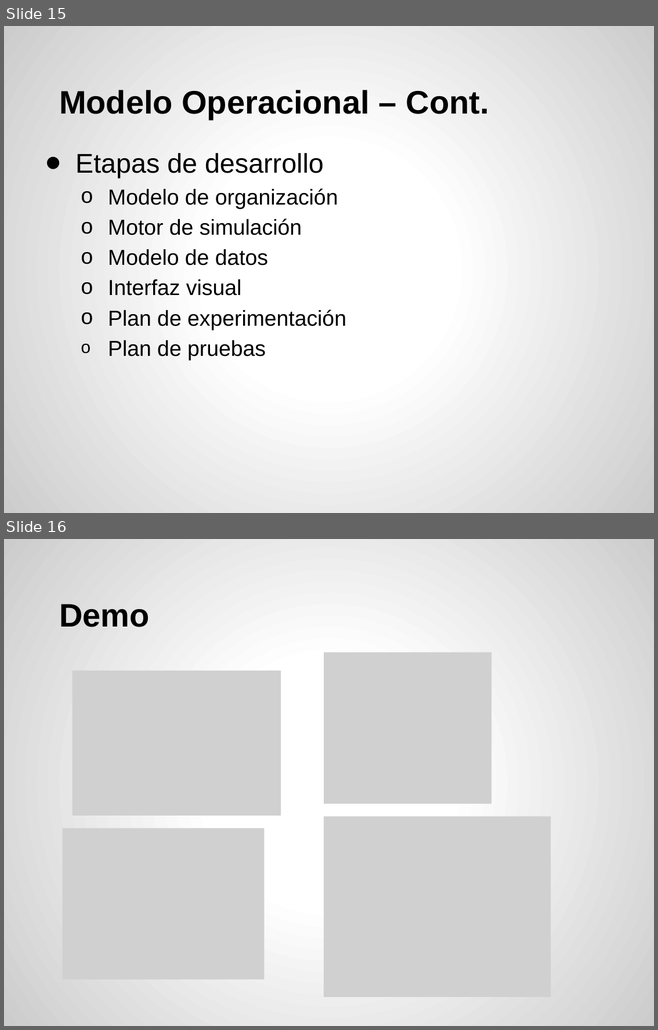
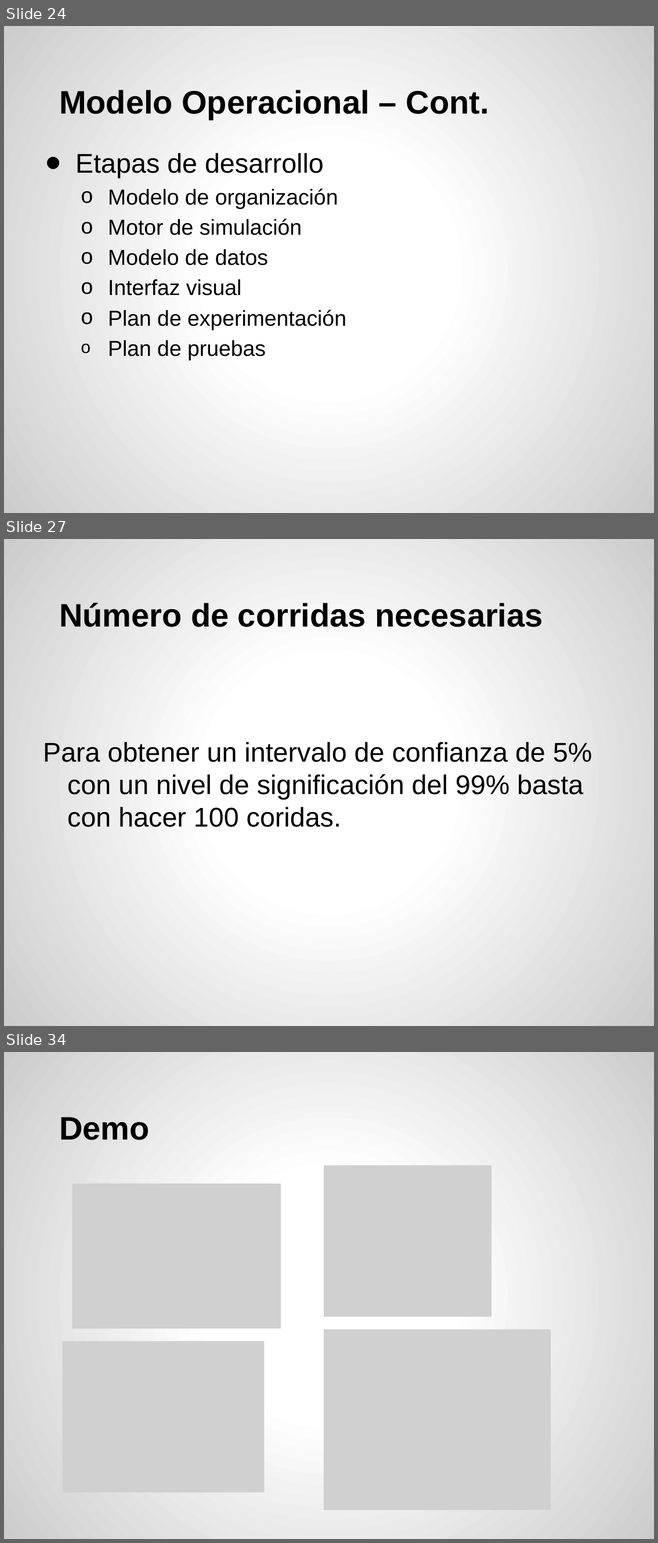
Before and after one commit to acrespo/Simulaciones, a slide deck: presentacion.pptx. Shown one above the other, each under a label of ours: slides 15 and 16 before the commit, slides 24, 27 and 34 after it; the slides between them are not shown. The pictures are 658x1030 and 658x1543 pixels, drawn with LibreOffice and Linux fonts; fonts in the diff are those of the drawing; grey boxes stand for pictures. Boxes give left, top, right and bottom in pixels: in the first picture for what was removed or moved away, otherwise in the second. Text is boxed around its words. In the diff, an @@ line names an element or a change of style, - is before the commit and + after.

```diff
--- a/presentacion.pptx
+++ b/presentacion.pptx
@@ slide 27 added at bbox=[4, 539, 654, 1026], background gradient #FFFFFF to #CCCCCC @@
@@ title added at bbox=[59, 603, 542, 627], 36 pt, text #000000, bold @@
+Número de corridas necesarias
@@ text added at bbox=[43, 742, 592, 827], 30 pt, text #000000 @@
+Para obtener un intervalo de confianza de 5% con un nivel de significación del 99% basta con hacer 100 coridas.
@@ what was slide 15 is now slide 24 @@
@@ what was slide 16 is now slide 34 @@
```
Also in this commit, not shown: 1 slide changed, 17 other slides added.
